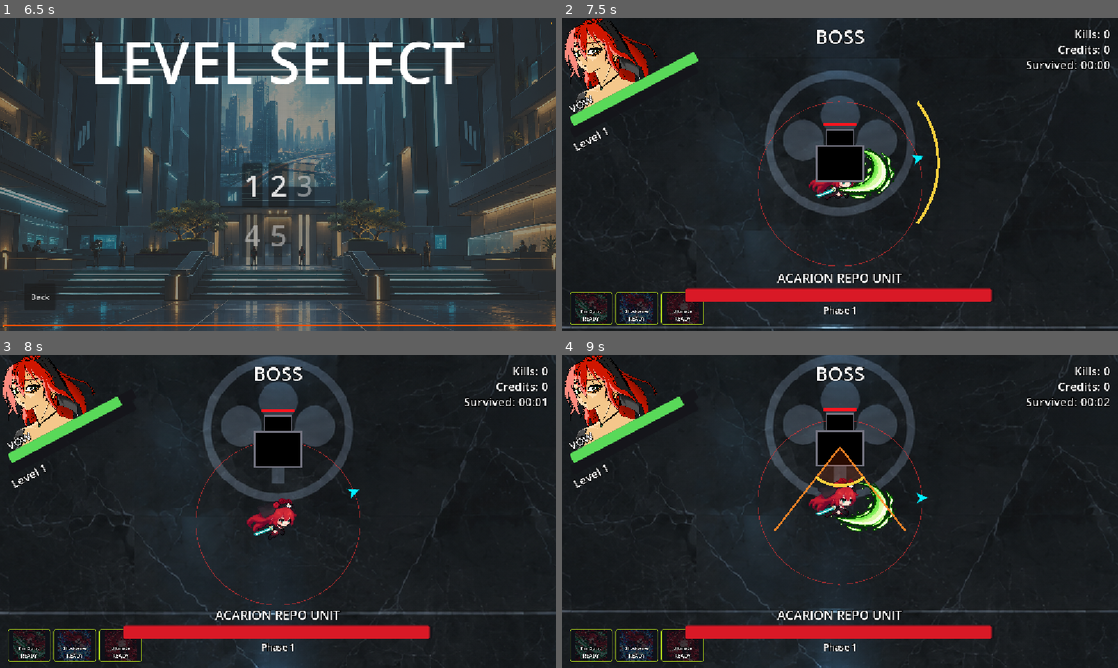
Above: before the commit, frames 1-4 (two rows, left to right).
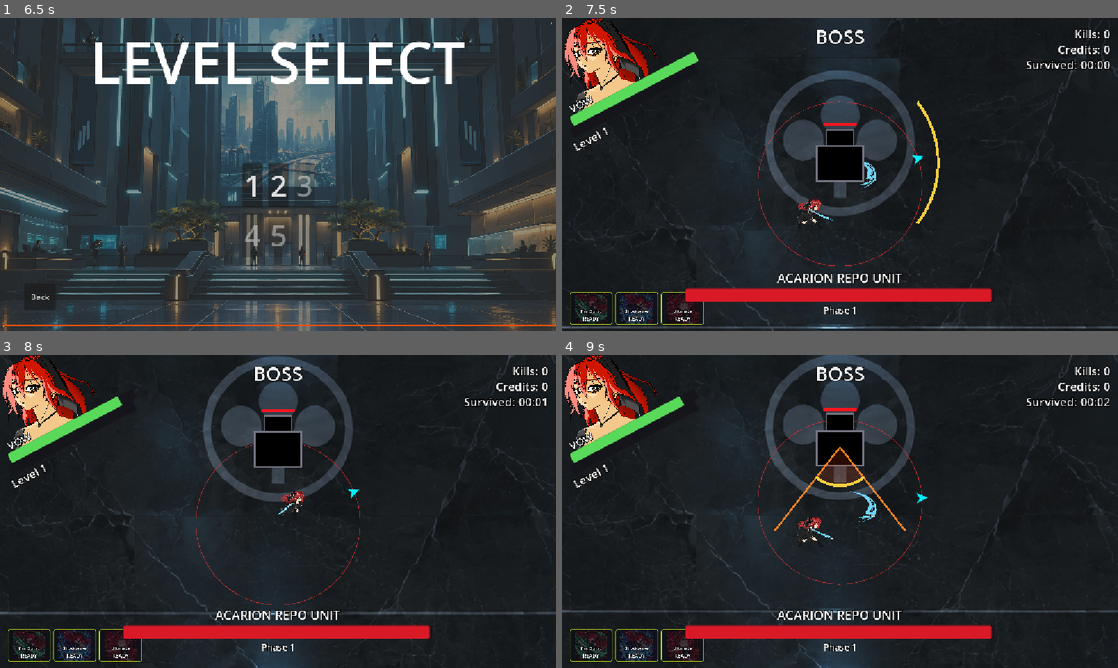
Above: after the commit, the same moments.

Repository: Shaheer-Abbasi/Projekt-Novi
Game: Godot game, scene res://disclaimer.tscn
The game is run twice, just before and just after one commit, with the same random seed, the same clock (stepped at 60 frames per second) and the same inputs. Video files are missing from this copy of the repository; at most half a second of black plays in their place. Sound files missing from this copy of the repository are replaced by a short silence.
Inputs (mouse positions are in pixels of both pictures, inside the frame that each line leads up to):
- Up to frame 1 (6.5 s): tap Enter at 0.5, 2 s; move the mouse to (400, 158) at 0.52 s; hold D (right) 0.53-1.25 s; hold E (interact) 0.53-1.25 s; click (400, 158) at 0.67 s; tap Space at 0.77, 1.25, 2.75, 3.77 s; drag from (166, 190) to (250, 237) at 1.27 s; move the mouse to (333, 105) at 2.02 s; hold D (right) 2.03-2.75 s; tap Keypad Enter at 2.1 s; click (333, 105) at 2.17 s; drag from (250, 237) to (111, 127) at 2.77 s; move the mouse to (444, 221) at 3.52 s; hold A (left) 3.53-4.25 s; tap R at 3.6 s; click (444, 221) at 3.67 s; drag from (111, 127) to (194, 96) at 4.27 s; click (283, 212) at 5 s; click (278, 221) at 5.75 s
- Up to frame 2 (7.5 s): click "2" at 6.5 s; move the mouse to (867, 174) at 7.27 s; hold S (down) from 7.28 s (still down); tap Keypad Enter at 7.35 s; click (867, 174) at 7.42 s
- Up to frame 3 (8 s): keep holding S (down)
- Up to frame 4 (9 s): release S (down) at 8 s; drag from (756, 433) to (728, 527) at 8.02 s; move the mouse to (962, 495) at 8.77 s; hold W (up) from 8.78 s (still down); tap R at 8.85 s; click (962, 495) at 8.92 s

Frame 1 is identical in both runs. In frame 2, 1.1% of the frame differs, in the area x 42-60%, y 41-67%; in frame 3, 0.7%; in frame 4, 1.4%, in the area x 42-61%, y 39-60%.

Commit message:
Updated Vow set, CyberDoc and Robot sprites

Diff:
--- a/projekt-novi/CyberDoc/scenes/cyberdoc.tscn
+++ b/projekt-novi/CyberDoc/scenes/cyberdoc.tscn
@@ -1,7 +1,7 @@
 [gd_scene format=3 uid="uid://bsaownee2xwo"]
 
 [ext_resource type="Script" uid="uid://dierbbuc3xp61" path="res://CyberDoc/scenes/cyberdoc.gd" id="1_cgnfb"]
-[ext_resource type="Texture2D" uid="uid://ukm1h501cq7s" path="res://icon.svg" id="3_icon"]
+[ext_resource type="Texture2D" uid="uid://c1evtl26jb16a" path="res://assets/Enemies/cyberdoc.png" id="2_cgnfb"]
 
 [sub_resource type="RectangleShape2D" id="RectangleShape2D_py7os"]
 size = Vector2(132.95198, 131.33434)
@@ -15,8 +15,9 @@
 script = ExtResource("1_cgnfb")
 
 [node name="Sprite2D" type="Sprite2D" parent="." unique_id=508533205]
-modulate = Color(0.3, 1, 0.9, 1)
-texture = ExtResource("3_icon")
+modulate = Color(0.72156864, 1, 0.9607843, 1)
+scale = Vector2(0.1, 0.1)
+texture = ExtResource("2_cgnfb")
 
 [node name="Blocker" type="StaticBody2D" parent="." unique_id=553040882]
 
--- a/projekt-novi/Mobs/Robot/robot_enemy.tscn
+++ b/projekt-novi/Mobs/Robot/robot_enemy.tscn
@@ -1,7 +1,7 @@
-[gd_scene load_steps=6 format=3]
+[gd_scene format=3 uid="uid://bm4w0id356bq2"]
 
-[ext_resource type="Script" path="res://Mobs/Robot/robot_enemy.gd" id="1_robot"]
-[ext_resource type="Texture2D" path="res://Mobs/Robot/robot_idle.png" id="2_texture"]
+[ext_resource type="Script" uid="uid://ctqveo5xuyr6t" path="res://Mobs/Robot/robot_enemy.gd" id="1_robot"]
+[ext_resource type="Texture2D" uid="uid://di7kr6ah6j7bm" path="res://Mobs/Robot/robot_idle_new.png" id="2_viysa"]
 
 [sub_resource type="CapsuleShape2D" id="CapsuleBody"]
 radius = 28.0
@@ -14,35 +14,35 @@
 [sub_resource type="CircleShape2D" id="CircleContact"]
 radius = 58.0
 
-[node name="Robot" type="CharacterBody2D"]
+[node name="Robot" type="CharacterBody2D" unique_id=17949160]
 script = ExtResource("1_robot")
 
-[node name="Sprite2D" type="Sprite2D" parent="."]
-texture = ExtResource("2_texture")
-scale = Vector2(0.55, 0.55)
+[node name="Sprite2D" type="Sprite2D" parent="." unique_id=498617735]
 position = Vector2(0, -8)
+scale = Vector2(0.08, 0.08)
+texture = ExtResource("2_viysa")
 
-[node name="CollisionShape2D" type="CollisionShape2D" parent="."]
+[node name="CollisionShape2D" type="CollisionShape2D" parent="." unique_id=124285922]
 position = Vector2(0, 12)
 shape = SubResource("CapsuleBody")
 
-[node name="Hurtbox" type="Area2D" parent="."]
+[node name="Hurtbox" type="Area2D" parent="." unique_id=152615379]
 
-[node name="CollisionShape2D" type="CollisionShape2D" parent="Hurtbox"]
+[node name="CollisionShape2D" type="CollisionShape2D" parent="Hurtbox" unique_id=1259828657]
 position = Vector2(0, 4)
 shape = SubResource("CapsuleHurt")
 
-[node name="ContactArea" type="Area2D" parent="."]
+[node name="ContactArea" type="Area2D" parent="." unique_id=1515464427]
 
-[node name="CollisionShape2D" type="CollisionShape2D" parent="ContactArea"]
+[node name="CollisionShape2D" type="CollisionShape2D" parent="ContactArea" unique_id=1821011772]
 position = Vector2(0, 8)
 shape = SubResource("CircleContact")
 
-[node name="StrafeTimer" type="Timer" parent="."]
+[node name="StrafeTimer" type="Timer" parent="." unique_id=1384950347]
 wait_time = 1.7
 autostart = true
 
-[node name="HitFlashTimer" type="Timer" parent="."]
+[node name="HitFlashTimer" type="Timer" parent="." unique_id=772119823]
 wait_time = 0.08
 one_shot = true
 
--- a/projekt-novi/scenes/TempScenes/enemy_npc.tscn
+++ b/projekt-novi/scenes/TempScenes/enemy_npc.tscn
@@ -1,7 +1,7 @@
-[gd_scene format=3]
+[gd_scene format=3 uid="uid://cigdouw3txk6p"]
 
 [ext_resource type="Script" uid="uid://33fjs8h32ij0" path="res://scripts/Temp_Scripts/enemy_npc.gd" id="1"]
-[ext_resource type="Texture2D" uid="uid://ddbhq0ncd3p3u" path="res://Mobs/Robot/robot_idle.png" id="2"]
+[ext_resource type="Texture2D" uid="uid://di7kr6ah6j7bm" path="res://Mobs/Robot/robot_idle_new.png" id="2_80kre"]
 
 [sub_resource type="CircleShape2D" id="CircleShape2D_body"]
 radius = 28.0
@@ -9,26 +9,25 @@
 [sub_resource type="CircleShape2D" id="CircleShape2D_contact"]
 radius = 46.0
 
-[node name="Enemy" type="CharacterBody2D"]
+[node name="Enemy" type="CharacterBody2D" unique_id=468629299]
 collision_layer = 4
-collision_mask = 1
 motion_mode = 1
 script = ExtResource("1")
 
-[node name="Sprite2D" type="Sprite2D" parent="."]
+[node name="Sprite2D" type="Sprite2D" parent="." unique_id=1015004774]
 position = Vector2(0, -8)
-scale = Vector2(0.55, 0.55)
-texture = ExtResource("2")
+scale = Vector2(0.1, 0.1)
+texture = ExtResource("2_80kre")
 
-[node name="CollisionShape2D" type="CollisionShape2D" parent="."]
+[node name="CollisionShape2D" type="CollisionShape2D" parent="." unique_id=1347703701]
 position = Vector2(0, 10)
 shape = SubResource("CircleShape2D_body")
 
-[node name="ContactArea" type="Area2D" parent="."]
+[node name="ContactArea" type="Area2D" parent="." unique_id=1420254924]
 collision_layer = 0
 collision_mask = 2
 monitorable = false
 
-[node name="CollisionShape2D" type="CollisionShape2D" parent="ContactArea"]
+[node name="CollisionShape2D" type="CollisionShape2D" parent="ContactArea" unique_id=1029481086]
 position = Vector2(0, 10)
 shape = SubResource("CircleShape2D_contact")
--- a/projekt-novi/scenes/TempScenes/playtest_player.tscn
+++ b/projekt-novi/scenes/TempScenes/playtest_player.tscn
@@ -2,17 +2,17 @@
 
 [ext_resource type="Script" uid="uid://dkqtoolrmalwc" path="res://scripts/Temp_Scripts/playtest_player.gd" id="1"]
 [ext_resource type="Texture2D" uid="uid://wf0ya7rroe3n" path="res://art/aim_cursor.png" id="2"]
-[ext_resource type="Texture2D" uid="uid://uwn6ki51sa7a" path="res://assets/Characters/Vow/slash1.png" id="2_c7cyg"]
-[ext_resource type="Texture2D" uid="uid://ky23ehojefwq" path="res://assets/Characters/Vow/slash2.png" id="3_q022q"]
-[ext_resource type="Texture2D" uid="uid://da34xwgov08hm" path="res://assets/Characters/Vow/vow_i1.png" id="3_wlq54"]
-[ext_resource type="Texture2D" uid="uid://mxnmnm35aap3" path="res://assets/Characters/Vow/vow_i2.png" id="4_lxvpw"]
-[ext_resource type="Texture2D" uid="uid://va5xuxe7he52" path="res://assets/Characters/Vow/slash3.png" id="4_wt8cj"]
-[ext_resource type="Texture2D" uid="uid://c17j61lae0rw5" path="res://assets/Characters/Vow/vow_r1.png" id="5_0joco"]
-[ext_resource type="Texture2D" uid="uid://brdkakypkvues" path="res://assets/Characters/Vow/vow_r2.png" id="6_lgnmr"]
-[ext_resource type="Texture2D" uid="uid://dt280hg0e4vmk" path="res://assets/Characters/Vow/vow_r3.png" id="7_q7fto"]
-[ext_resource type="Texture2D" uid="uid://b0iigd0xtbvij" path="res://assets/Characters/Vow/vow_r4.png" id="8_c7cyg"]
-[ext_resource type="Texture2D" uid="uid://br5bxdijalka1" path="res://assets/Characters/Vow/vow_r5.png" id="9_q022q"]
-[ext_resource type="Texture2D" uid="uid://diserk57mpng6" path="res://assets/Characters/Vow/vow_r6.png" id="10_wt8cj"]
+[ext_resource type="Texture2D" uid="uid://c15f6dsmhhi2x" path="res://assets/Characters/Vow/Vow_New_Sprites/vow_slash_1_right.png" id="2_c7cyg"]
+[ext_resource type="Texture2D" uid="uid://wawbv5cbh5at" path="res://assets/Characters/Vow/Vow_New_Sprites/vow_slash_2_right.png" id="3_q022q"]
+[ext_resource type="Texture2D" uid="uid://ckv1ijd8joc6k" path="res://assets/Characters/Vow/Vow_New_Sprites/vow_idle.png" id="6_q7fto"]
+[ext_resource type="Texture2D" uid="uid://6bhxqmon511b" path="res://assets/Characters/Vow/Vow_New_Sprites/vow_attack_1_right.png" id="6_q022q"]
+[ext_resource type="Texture2D" uid="uid://cvd7ixxyaebax" path="res://assets/Characters/Vow/Vow_New_Sprites/vow_attack_2_right.png" id="7_wt8cj"]
+[ext_resource type="Texture2D" uid="uid://c0q8yw7ki3thc" path="res://assets/Characters/Vow/Vow_New_Sprites/vow_run_1_left.png" id="8_c7cyg"]
+[ext_resource type="Texture2D" uid="uid://d10nv04n8cy1x" path="res://assets/Characters/Vow/Vow_New_Sprites/vow_run_2_left.png" id="9_q022q"]
+[ext_resource type="Texture2D" uid="uid://b325507uvjjkd" path="res://assets/Characters/Vow/Vow_New_Sprites/vow_run_3_left.png" id="10_wt8cj"]
+[ext_resource type="Texture2D" uid="uid://0ol7yjtcmids" path="res://assets/Characters/Vow/Vow_New_Sprites/vow_run_1_right.png" id="14_q2boi"]
+[ext_resource type="Texture2D" uid="uid://peq4jhr1itw4" path="res://assets/Characters/Vow/Vow_New_Sprites/vow_run_2_right.png" id="15_mxsrq"]
+[ext_resource type="Texture2D" uid="uid://cuf7a1f8hfqns" path="res://assets/Characters/Vow/Vow_New_Sprites/vow_run_3_right.png" id="16_yjxfc"]
 
 [sub_resource type="CircleShape2D" id="CircleShape2D_body"]
 radius = 18.0
@@ -20,11 +20,19 @@
 [sub_resource type="SpriteFrames" id="SpriteFrames_ryyu3"]
 animations = [{
 "frames": [{
-"duration": 2.0,
-"texture": ExtResource("3_wlq54")
+"duration": 1.0,
+"texture": ExtResource("6_q022q")
 }, {
-"duration": 2.0,
-"texture": ExtResource("4_lxvpw")
+"duration": 1.0,
+"texture": ExtResource("7_wt8cj")
+}],
+"loop": 2,
+"name": &"attack",
+"speed": 3.0
+}, {
+"frames": [{
+"duration": 1.0,
+"texture": ExtResource("6_q7fto")
 }],
 "loop": 1,
 "name": &"idle",
@@ -32,33 +40,38 @@
 }, {
 "frames": [{
 "duration": 1.0,
-"texture": ExtResource("5_0joco")
+"texture": ExtResource("14_q2boi")
 }, {
 "duration": 1.0,
-"texture": ExtResource("6_lgnmr")
+"texture": ExtResource("15_mxsrq")
 }, {
 "duration": 1.0,
-"texture": ExtResource("7_q7fto")
+"texture": ExtResource("16_yjxfc")
+}],
+"loop": 1,
+"name": &"run",
+"speed": 5.0
 }, {
+"frames": [{
 "duration": 1.0,
-"texture": ExtResource("8_c7cyg")
+"texture": ExtResource("10_wt8cj")
 }, {
 "duration": 1.0,
 "texture": ExtResource("9_q022q")
 }, {
 "duration": 1.0,
-"texture": ExtResource("10_wt8cj")
+"texture": ExtResource("8_c7cyg")
 }],
 "loop": 1,
-"name": &"run",
-"speed": 5.0
+"name": &"run_left",
+"speed": 4.0
 }]
 
 [node name="Player" type="CharacterBody2D" unique_id=590826995]
 collision_layer = 2
 motion_mode = 1
 script = ExtResource("1")
-slash_frames = Array[Texture2D]([ExtResource("2_c7cyg"), ExtResource("3_q022q"), ExtResource("4_wt8cj")])
+slash_frames = Array[Texture2D]([ExtResource("2_c7cyg"), ExtResource("3_q022q")])
 
 [node name="AnimatedSprite2D" type="AnimatedSprite2D" parent="." unique_id=2068757560]
 visible = false
@@ -80,8 +93,9 @@
 
 [node name="AnimatedSprite2D" type="AnimatedSprite2D" parent="CharacterSprite" unique_id=2143519473]
 texture_filter = 1
-position = Vector2(-8, -13)
+position = Vector2(0, 2)
 scale = Vector2(0.38100004, 0.38100004)
 sprite_frames = SubResource("SpriteFrames_ryyu3")
-animation = &"idle"
+animation = &"attack"
 autoplay = "idle"
+frame_progress = 0.7029539
--- a/projekt-novi/scripts/Temp_Scripts/playtest_player.gd
+++ b/projekt-novi/scripts/Temp_Scripts/playtest_player.gd
@@ -244,6 +244,8 @@
 func _play_for_movement(moving: bool) -> void:
 	for n in find_children("*", "AnimatedSprite2D", true, false):
 		var s := n as AnimatedSprite2D
+		if s.animation == &"attack" and s.is_playing() and s.frame < s.sprite_frames.get_frame_count("attack") - 1:
+			continue
 		if s.sprite_frames == null:
 			continue
 		var frames := s.sprite_frames
@@ -292,6 +294,8 @@
 ## Fires one bullet. Default range is the aim ring, so it stops at the circle.
 func fire_bullet(dir: Vector2, damage: float, bullet_range: float = -1.0) -> void:
 	_play_slash_sound()
+	$CharacterSprite/AnimatedSprite2D.flip_h = dir.x < 0.0
+	$CharacterSprite/AnimatedSprite2D.play("attack")
 	var rng := aim_radius if bullet_range < 0.0 else bullet_range
 	var start := global_position + dir * MUZZLE_OFFSET
 	var look := {
Binary file added: projekt-novi/Mobs/Robot/robot_idle_new.png
Not shown, added: projekt-novi/Mobs/Robot/robot_idle_new.png.import
Binary file added: projekt-novi/assets/Characters/Vow/Vow_New_Sprites/vow_attack_1_left.png
Not shown, added: projekt-novi/assets/Characters/Vow/Vow_New_Sprites/vow_attack_1_left.png.import
Binary file added: projekt-novi/assets/Characters/Vow/Vow_New_Sprites/vow_attack_1_right.png
Not shown, added: projekt-novi/assets/Characters/Vow/Vow_New_Sprites/vow_attack_1_right.png.import
Binary file added: projekt-novi/assets/Characters/Vow/Vow_New_Sprites/vow_attack_2_left.png
Not shown, added: projekt-novi/assets/Characters/Vow/Vow_New_Sprites/vow_attack_2_left.png.import
Binary file added: projekt-novi/assets/Characters/Vow/Vow_New_Sprites/vow_attack_2_right.png
Not shown, added: projekt-novi/assets/Characters/Vow/Vow_New_Sprites/vow_attack_2_right.png.import
Binary file added: projekt-novi/assets/Characters/Vow/Vow_New_Sprites/vow_idle.png
Not shown, added: projekt-novi/assets/Characters/Vow/Vow_New_Sprites/vow_idle.png.import
(and 22 more such lines)
